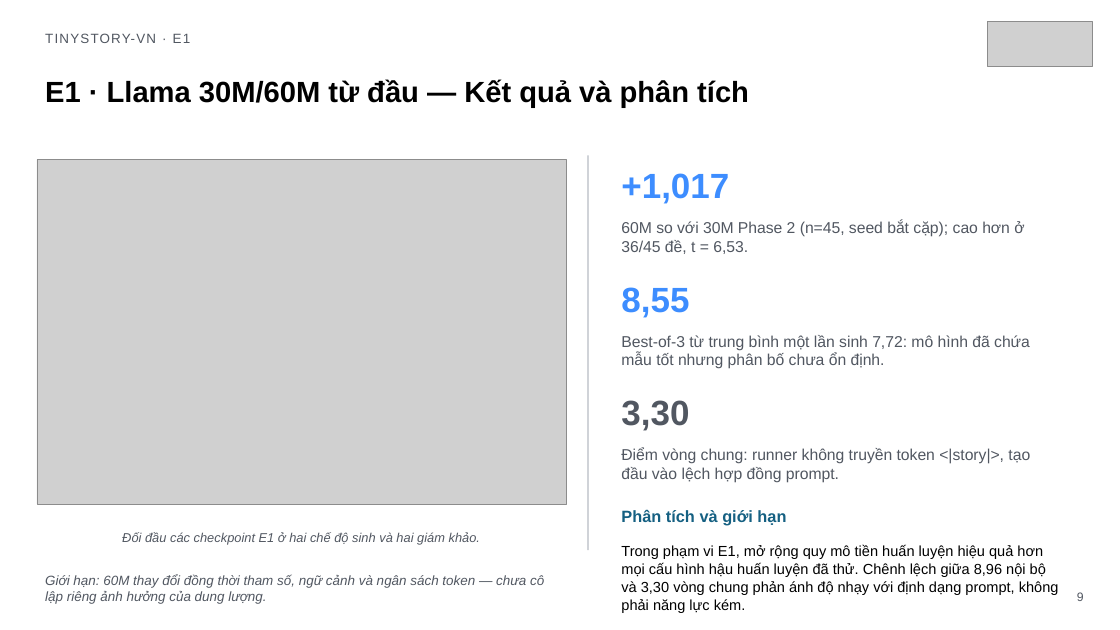
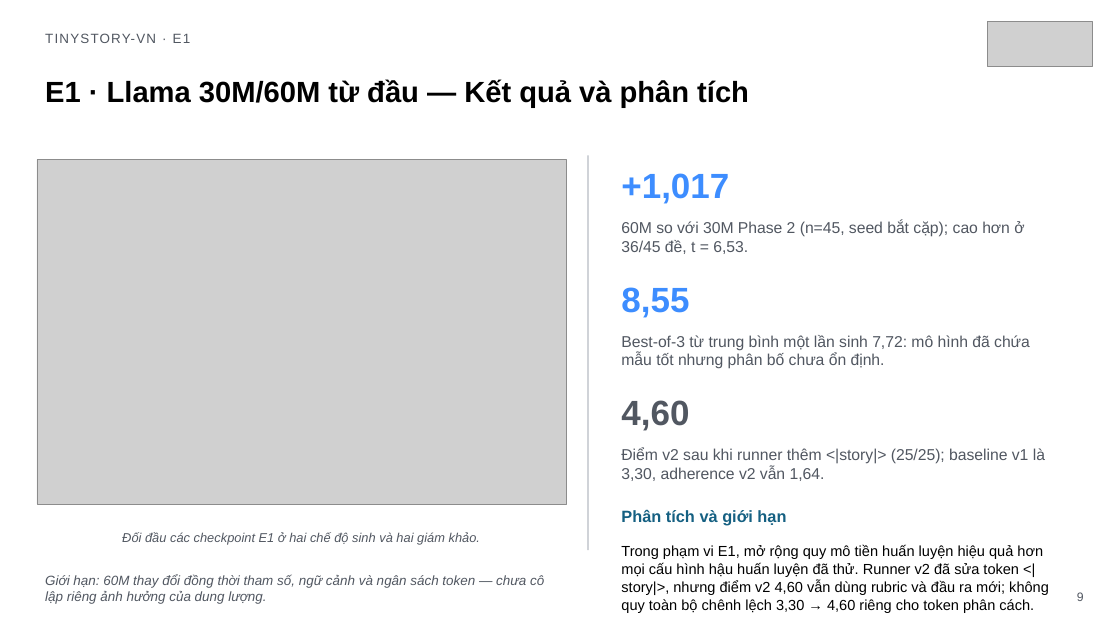
Before and after one commit to tungd/tinystory-vn, a slide deck: slide 9 of output/presentation/tinystory-vn-summary.pptx. Drawn at 1120x630 pixels with LibreOffice and Linux fonts; fonts in the diff are those of the drawing; grey boxes stand for pictures. Boxes give left, top, right and bottom in pixels: in the first picture for what was removed or moved away, otherwise in the second. Text is boxed around its words. In the diff, an @@ line names an element or a change of style, - is before the commit and + after.

Commit message:
fix: align runners and publish v2 results

```diff
--- a/output/presentation/tinystory-vn-summary.pptx
+++ b/output/presentation/tinystory-vn-summary.pptx
@@ text at [621,400,689,431]: text changed @@
-3,30
+4,60
@@ text at [621,448,1045,481]: text changed @@
-Điểm vòng chung: runner không truyền token <|story|>, tạo đầu vào lệch hợp đồng prompt.
+Điểm v2 sau khi runner thêm <|story|> (25/25); baseline v1 là 3,30, adherence v2 vẫn 1,64.
@@ text at [621,544,1049,613]: text changed @@
-Trong phạm vi E1, mở rộng quy mô tiền huấn luyện hiệu quả hơn mọi cấu hình hậu huấn luyện đã thử. Chênh lệch giữa 8,96 nội bộ và 3,30 vòng chung phản ánh độ nhạy với định dạng prompt, không phải năng lực kém.
+Trong phạm vi E1, mở rộng quy mô tiền huấn luyện hiệu quả hơn mọi cấu hình hậu huấn luyện đã thử. Runner v2 đã sửa token <|story|>, nhưng điểm v2 4,60 vẫn dùng rubric và đầu ra mới; không quy toàn bộ chênh lệch 3,30 → 4,60 riêng cho token phân cách.
```
Also in this commit, not shown: 4 other slides changed, 52 other files.
